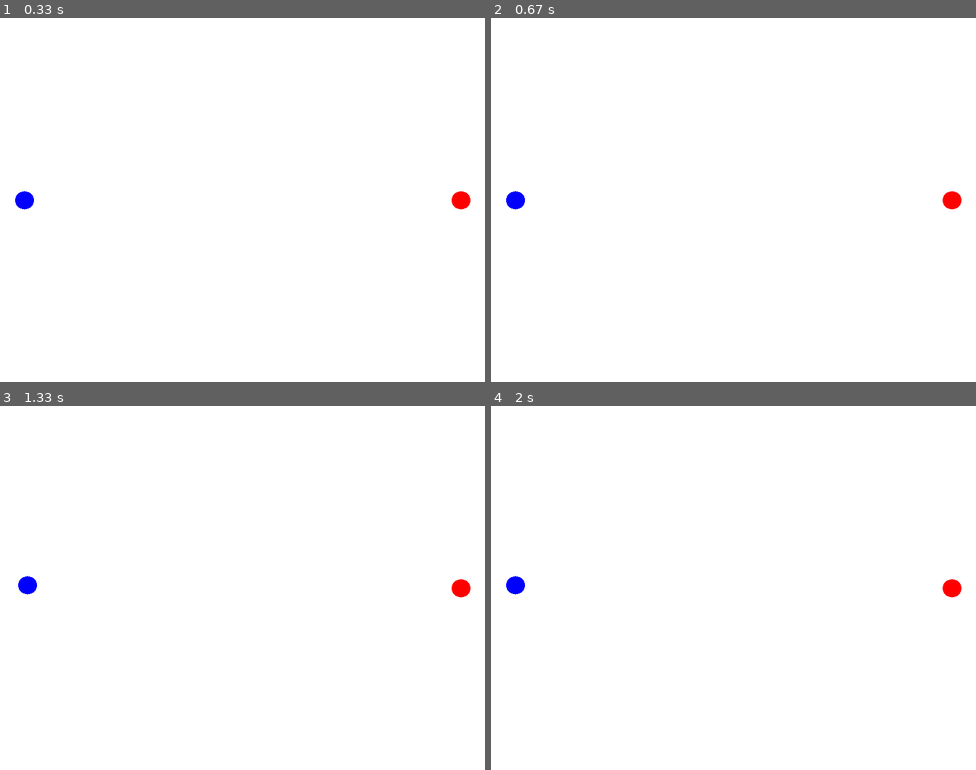
Above: before the commit, frames 1-4 (two rows, left to right).
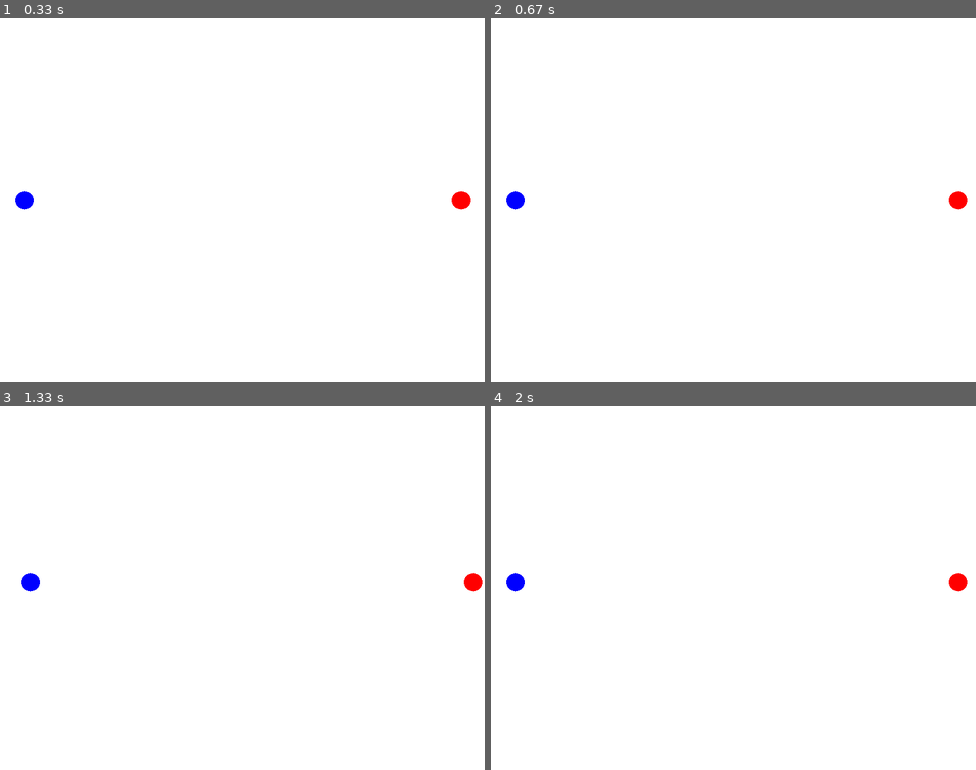
Above: after the commit, the same moments.

Repository: robsonsilv4/fup
Game: pygame game, started from codigo.py
Same seed, same stepped clock (60 frames per second), same inputs: the game is played once before the commit and once after it.
Inputs:
- Up to frame 1 (0.33 s): no input
- Up to frame 2 (0.67 s): hold D from 0.33 s (still down)
- Up to frame 3 (1.33 s): release D at 0.8 s; hold W 0.83-1.13 s; hold Up 0.83-1.13 s; hold D from 1.17 s (still down); hold Right from 1.17 s (still down)
- Up to frame 4 (2 s): release D at 1.63 s; release Right at 1.63 s; hold A from 1.67 s (still down); hold Left from 1.67 s (still down)

Frame 1 is identical in both runs. In frame 2, 0.1% of the frame differs, in the area x 93-99%, y 47-53%; in frame 3, 0.3%, in the area x 3-100%, y 45-53%; in frame 4, 0.2%.

Commit message:
Adicionado interação do jogador 2

Diff:
--- a/codigo.py
+++ b/codigo.py
@@ -37,14 +37,26 @@
             pygame.quit()
 
         elif evento.type == pygame.KEYDOWN:
+
+        	# Interação do Jogador 1
             if evento.key == pygame.K_RIGHT:
-                jogador1["pos"]['x'] += 5
+                jogador1["pos"]['x'] += 10
             elif evento.key == pygame.K_LEFT:
-                jogador1["pos"]['x'] -= 5
+                jogador1["pos"]['x'] -= 10
             elif evento.key == pygame.K_UP:
-                jogador1["pos"]['y'] -= 5
+                jogador1["pos"]['y'] -= 10
             elif evento.key == pygame.K_DOWN:
-                jogador1["pos"]['y'] += 5
+                jogador1["pos"]['y'] += 10
+
+            # Interação Jogador 2
+            elif evento.key == pygame.K_d:
+                jogador2["pos"]['x'] += 10
+            elif evento.key == pygame.K_a:
+                jogador2["pos"]['x'] -= 10
+            elif evento.key == pygame.K_w:
+                jogador2["pos"]['y'] -= 10
+            elif evento.key == pygame.K_s:
+                jogador2["pos"]['y'] += 10
 
     tela.fill(branco)
     desenha_personagem(jogador1, azul)
